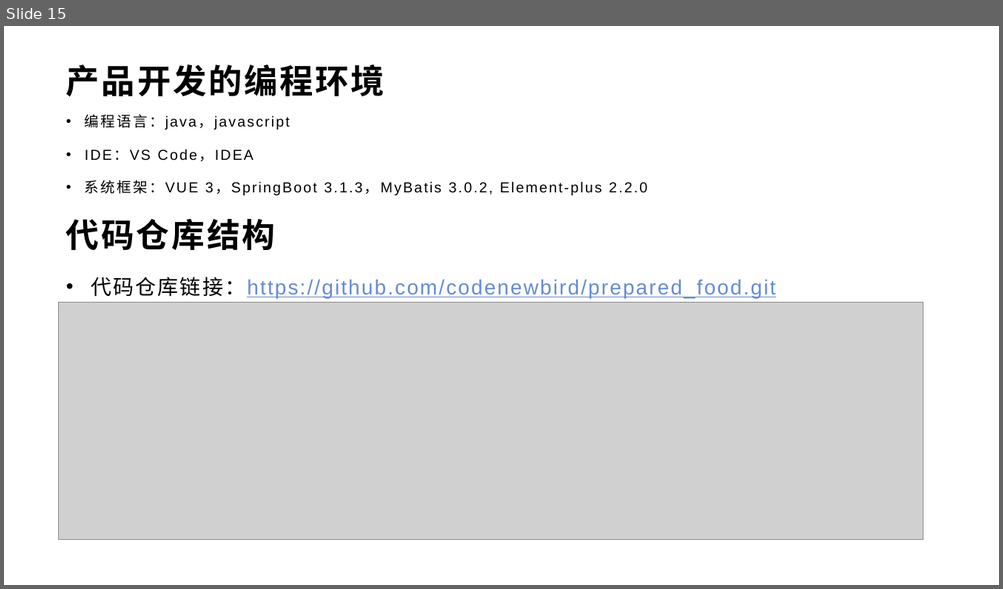
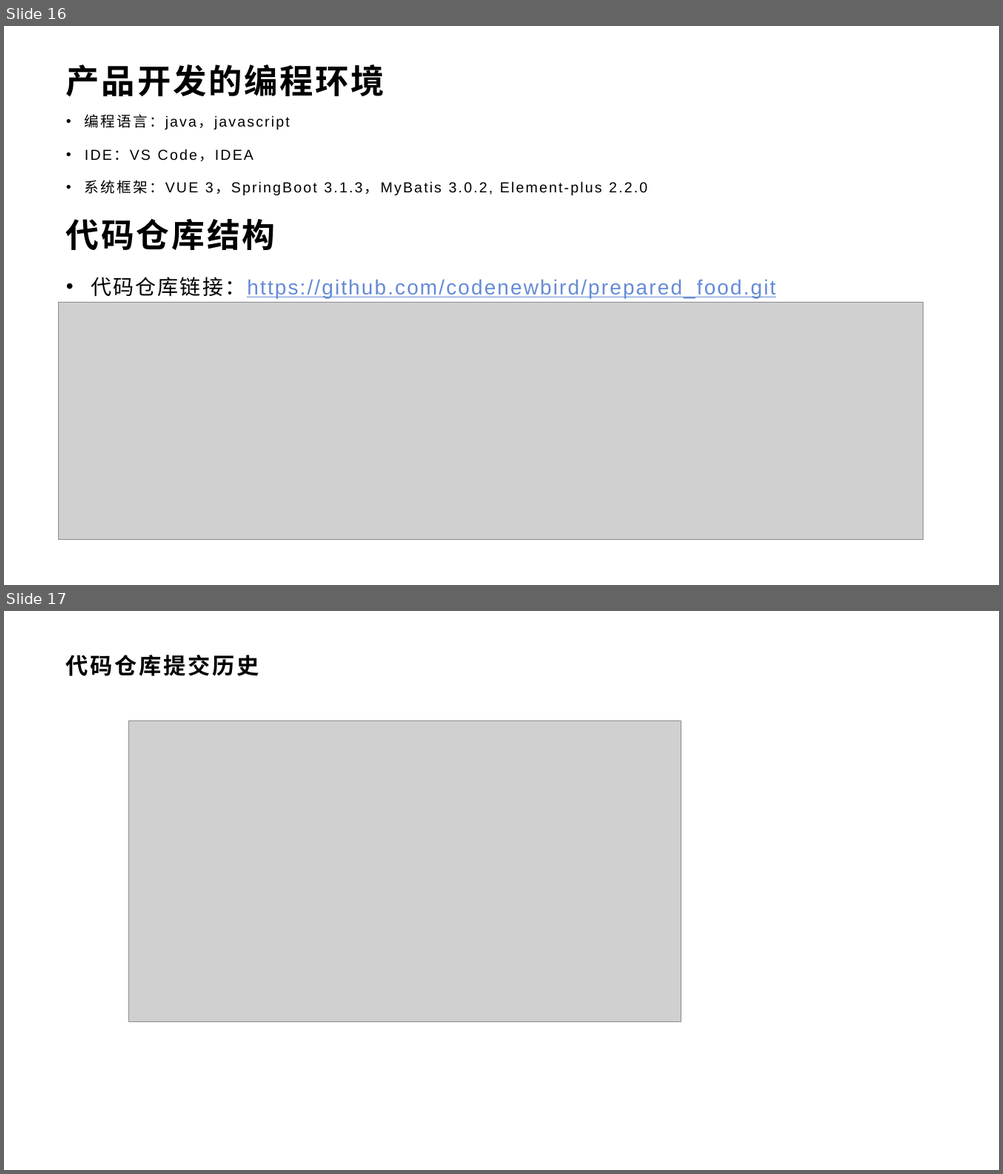
Before and after one commit to codenewbird/prepared_food, a slide deck: doc/集训展示.pptx. Shown one above the other, each under a label of ours: slide 15 before the commit, slides 16 and 17 after it. The pictures are 1003x589 and 1003x1174 pixels, drawn with LibreOffice and Linux fonts; fonts in the diff are those of the drawing; grey boxes stand for pictures; background and template pictures are left out. Boxes give left, top, right and bottom in pixels: in the first picture for what was removed or moved away, otherwise in the second. Text is boxed around its words. In the diff, an @@ line names an element or a change of style, - is before the commit and + after.

```diff
--- a/doc/集训展示.pptx
+++ b/doc/集训展示.pptx
@@ slide 17 added at <box>4,611,999,1170</box>, background #FFFFFF @@
@@ title added at <box>66,655,259,676</box>, 21.6 pt, text #000000, bold @@
+代码仓库提交历史
@@ picture added at <box>128,721,680,1022</box> @@
@@ what was slide 15 is now slide 16 @@
```
Also in this commit, not shown: 5 slides changed, 1 other slide added, 48 other files.
